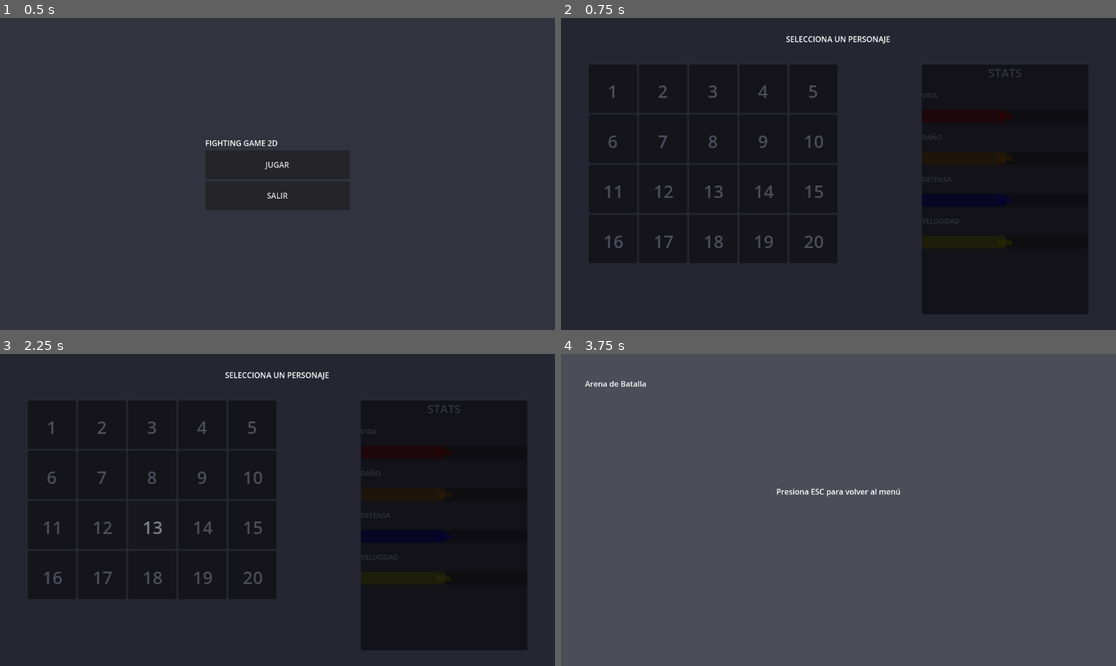
Above: before the commit, frames 1-4 (two rows, left to right).
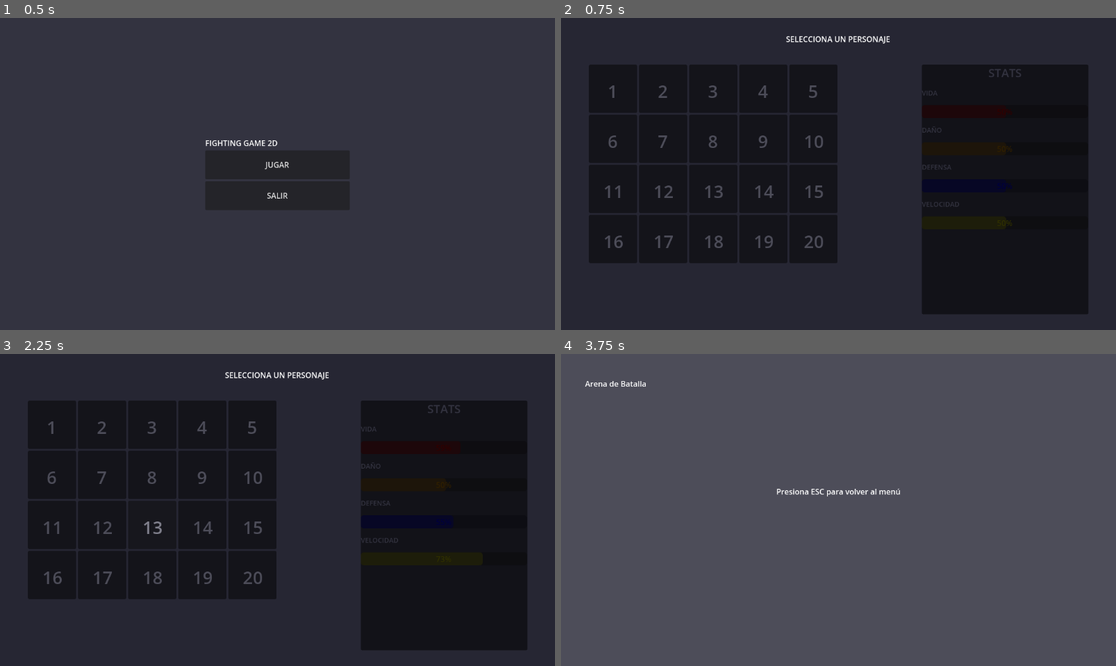
Above: after the commit, the same moments.

Repository: cernayoel478-max/fighting-game-2d
Game: Godot game, scene res://scenes/main_menu.tscn
Two runs of this game, one before a commit and one after it. Both use one fixed random seed, a clock stepped at 60 frames per second and the inputs below.
Inputs (mouse positions are in pixels of both pictures, inside the frame that each line leads up to):
- Up to frame 1 (0.5 s): no input
- Up to frame 2 (0.75 s): click "JUGAR" at 0.5 s
- Up to frame 3 (2.25 s): tap Enter (ui_accept) at 1.25, 1.52, 2 s; move the mouse to (399, 494) at 1.27 s; hold Right (ui_right) from 1.28 s (still down); click (399, 494) at 1.42 s; move the mouse to (166, 525) at 2.02 s
- Up to frame 4 (3.75 s): tap Enter (ui_accept) at 2.27, 2.75, 3.5 s; move the mouse to (894, 441) at 2.77 s; release Right (ui_right) at 2.78 s; hold Left (ui_left) 2.78-3.53 s; move the mouse to (810, 572) at 3.52 s; hold Right (ui_right) from 3.53 s (still down); click (810, 572) at 3.67 s

Frame 1 is identical in both runs. In frame 2, 0.3% of the frame differs, in the area x 65-82%, y 23-73%; in frame 3, 0.3%; in frame 4, nothing differs.
Error before the commit: Invalid assignment of property or key 'value' with value of type 'float' on a base object of type 'null instance'. (res://scripts/character_select.gd:131)

Commit message:
Arreglar panel de stats - evitar errores en la carga

Diff:
--- a/scripts/character_select.gd
+++ b/scripts/character_select.gd
@@ -63,9 +63,14 @@
 
 	# Crear VBox para los stats
 	var vbox = VBoxContainer.new()
+	vbox.name = "VBoxContainer"
 	vbox.anchor_right = 1.0
 	vbox.anchor_bottom = 1.0
-	vbox.add_theme_constant_override("separation", 20)
+	vbox.add_theme_constant_override("separation", 15)
+	vbox.add_theme_constant_override("margin_left", 10)
+	vbox.add_theme_constant_override("margin_right", 10)
+	vbox.add_theme_constant_override("margin_top", 10)
+	vbox.add_theme_constant_override("margin_bottom", 10)
 
 	# Título
 	var title = Label.new()
@@ -94,6 +99,8 @@
 		var progress = ProgressBar.new()
 		progress.name = "ProgressBar_%s" % stat
 		progress.custom_minimum_size = Vector2(200, 20)
+		progress.min_value = 0
+		progress.max_value = 100
 		progress.value = 50
 		progress.modulate = stat_colors[stat]
 		vbox.add_child(progress)
@@ -118,20 +125,29 @@
 		slot.modulate = Color(0.3, 0.3, 0.35, 1)
 
 func _update_stats_display(character_id: int):
+	if not has_node("StatsPanel"):
+		return
+
 	var stats_panel = get_node("StatsPanel")
+	if not stats_panel.has_node("VBoxContainer"):
+		return
+
 	var stats = character_stats[character_id]
 
-	# Actualizar barras de progreso
-	var progress_vida = stats_panel.get_node("VBoxContainer/ProgressBar_vida")
-	var progress_daño = stats_panel.get_node("VBoxContainer/ProgressBar_daño")
-	var progress_defensa = stats_panel.get_node("VBoxContainer/ProgressBar_defensa")
-	var progress_velocidad = stats_panel.get_node("VBoxContainer/ProgressBar_velocidad")
+	# Actualizar barras de progreso con manejo de errores
+	var progress_vida = stats_panel.get_node_or_null("VBoxContainer/ProgressBar_vida")
+	var progress_daño = stats_panel.get_node_or_null("VBoxContainer/ProgressBar_daño")
+	var progress_defensa = stats_panel.get_node_or_null("VBoxContainer/ProgressBar_defensa")
+	var progress_velocidad = stats_panel.get_node_or_null("VBoxContainer/ProgressBar_velocidad")
 
-	# Normalizar valores (0-100)
-	progress_vida.value = (stats["vida"] / 200.0) * 100
-	progress_daño.value = (stats["daño"] / 150.0) * 100
-	progress_defensa.value = (stats["defensa"] / 120.0) * 100
-	progress_velocidad.value = (stats["velocidad"] / 100.0) * 100
+	if progress_vida:
+		progress_vida.value = (stats["vida"] / 200.0) * 100
+	if progress_daño:
+		progress_daño.value = (stats["daño"] / 150.0) * 100
+	if progress_defensa:
+		progress_defensa.value = (stats["defensa"] / 120.0) * 100
+	if progress_velocidad:
+		progress_velocidad.value = (stats["velocidad"] / 100.0) * 100
 
 func _process(delta):
 	# ESC para volver al menú
